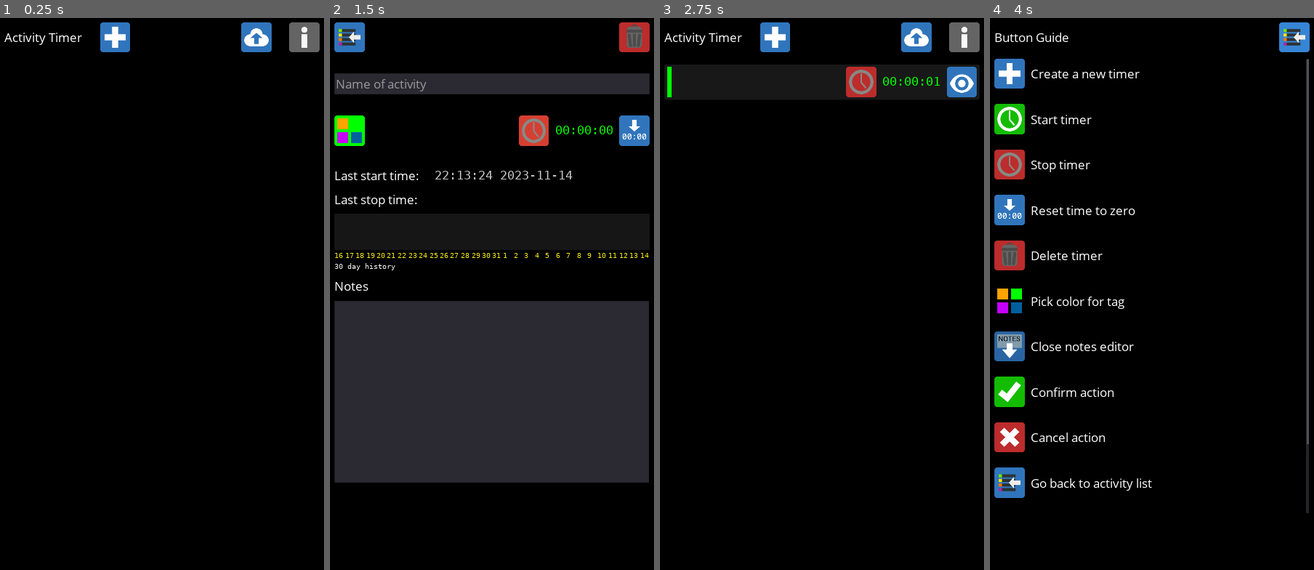
Above: before the commit, frames 1-4 (left to right).
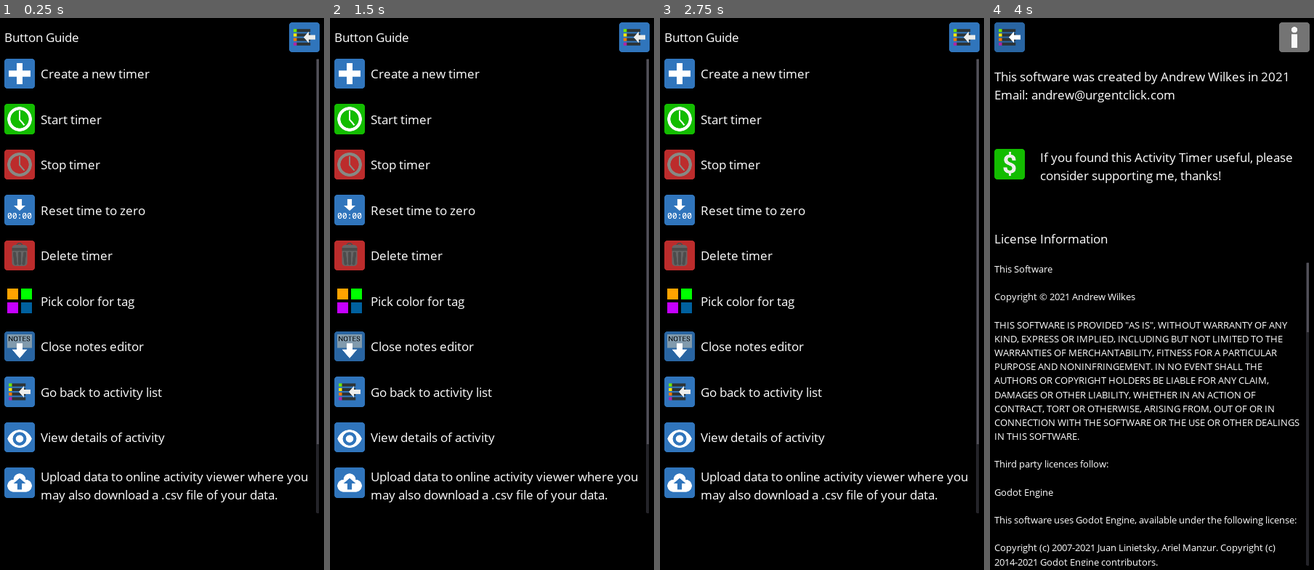
Above: after the commit, the same moments.

Repository: andrew-wilkes/godot-activity-timer
Game: Godot game, scene res://Main.tscn
The game is run twice, just before and just after one commit, with the same random seed, the same clock (stepped at 60 frames per second) and the same inputs.
Inputs (mouse positions are in pixels of both pictures, inside the frame that each line leads up to):
- Up to frame 1 (0.25 s): no input
- Up to frame 2 (1.5 s): click (446, 34) at 0.52 s; click (534, 128) at 1.27 s
- Up to frame 3 (2.75 s): click (679, 34) at 2.02 s
- Up to frame 4 (4 s): click (1294, 34) at 2.77 s; click (1294, 34) at 3.52 s

The runs differ from the first frame. In frame 1, 9.9% of the frame differs, in the area x 1-99%, y 0-90%; in frame 2, 43%; in frame 3, 11%; in frame 4, 15%.

Commit message:
Set min size of time label

Diff:
--- a/src/ActivityBar.tscn
+++ b/src/ActivityBar.tscn
@@ -54,7 +54,7 @@
 
 [node name="Title" type="Button" parent="H"]
 margin_left = 36.0
-margin_right = 476.0
+margin_right = 451.0
 margin_bottom = 100.0
 focus_mode = 0
 size_flags_horizontal = 3
@@ -65,8 +65,8 @@
 align = 0
 
 [node name="Start" type="TextureButton" parent="H"]
-margin_left = 496.0
-margin_right = 596.0
+margin_left = 471.0
+margin_right = 571.0
 margin_bottom = 100.0
 hint_tooltip = "Start / re-start  timer"
 texture_normal = ExtResource( 10 )
@@ -74,18 +74,20 @@
 texture_hover = ExtResource( 7 )
 
 [node name="Stop" type="TextureButton" parent="H"]
-margin_left = 616.0
-margin_right = 716.0
+margin_left = 591.0
+margin_right = 691.0
 margin_bottom = 100.0
 texture_normal = ExtResource( 11 )
 texture_pressed = ExtResource( 6 )
 texture_hover = ExtResource( 4 )
 
 [node name="TimeDisplay" parent="H" instance=ExtResource( 3 )]
-margin_left = 736.0
+margin_left = 711.0
 margin_top = 25.0
 margin_right = 936.0
 margin_bottom = 74.0
+rect_min_size = Vector2( 228, 0 )
+align = 2
 
 [node name="View" type="TextureButton" parent="H"]
 margin_left = 956.0
--- a/src/ActivityList.gd
+++ b/src/ActivityList.gd
@@ -13,7 +13,7 @@
 var row_height
 var top_margin = 0
 var window_safe_height
-var use_ssl = false
+var use_ssl = true
 
 func _ready():
 	build_list()
@@ -24,7 +24,6 @@
 	window_safe_height = ProjectSettings.get("display/window/size/height")
 	if OS.get_name() == "Android" or OS.get_name() == "iOS":
 		window_safe_height = OS.get_window_safe_area().size.y
-		use_ssl = true
 
 
 func clear_list():
--- a/src/Guide.tscn
+++ b/src/Guide.tscn
@@ -190,82 +190,46 @@
 margin_bottom = 79.0
 text = "Close notes editor"
 
-[node name="HBox9" type="HBoxContainer" parent="SC/Guide"]
+[node name="HBox11" type="HBoxContainer" parent="SC/Guide"]
 margin_top = 1050.0
 margin_right = 1080.0
 margin_bottom = 1150.0
 custom_constants/separation = 20
 
-[node name="Icon" type="TextureRect" parent="SC/Guide/HBox9"]
-margin_right = 100.0
-margin_bottom = 100.0
-texture = ExtResource( 11 )
-
-[node name="Label" type="Label" parent="SC/Guide/HBox9"]
-margin_left = 120.0
-margin_top = 21.0
-margin_right = 410.0
-margin_bottom = 79.0
-text = "Confirm action"
-
-[node name="HBox10" type="HBoxContainer" parent="SC/Guide"]
+[node name="Icon" type="TextureRect" parent="SC/Guide/HBox11"]
+margin_right = 100.0
+margin_bottom = 100.0
+texture = ExtResource( 8 )
+
+[node name="Label" type="Label" parent="SC/Guide/HBox11"]
+margin_left = 120.0
+margin_top = 21.0
+margin_right = 545.0
+margin_bottom = 79.0
+text = "Go back to activity list"
+
+[node name="HBox12" type="HBoxContainer" parent="SC/Guide"]
 margin_top = 1200.0
 margin_right = 1080.0
 margin_bottom = 1300.0
 custom_constants/separation = 20
 
-[node name="Icon" type="TextureRect" parent="SC/Guide/HBox10"]
-margin_right = 100.0
-margin_bottom = 100.0
-texture = ExtResource( 5 )
-
-[node name="Label" type="Label" parent="SC/Guide/HBox10"]
-margin_left = 120.0
-margin_top = 21.0
-margin_right = 382.0
-margin_bottom = 79.0
-text = "Cancel action"
-
-[node name="HBox11" type="HBoxContainer" parent="SC/Guide"]
+[node name="Icon" type="TextureRect" parent="SC/Guide/HBox12"]
+margin_right = 100.0
+margin_bottom = 100.0
+texture = ExtResource( 2 )
+
+[node name="Label" type="Label" parent="SC/Guide/HBox12"]
+margin_left = 120.0
+margin_top = 21.0
+margin_right = 551.0
+margin_bottom = 79.0
+text = "View details of activity"
+
+[node name="HBox2" type="HBoxContainer" parent="SC/Guide"]
 margin_top = 1350.0
 margin_right = 1080.0
-margin_bottom = 1450.0
-custom_constants/separation = 20
-
-[node name="Icon" type="TextureRect" parent="SC/Guide/HBox11"]
-margin_right = 100.0
-margin_bottom = 100.0
-texture = ExtResource( 8 )
-
-[node name="Label" type="Label" parent="SC/Guide/HBox11"]
-margin_left = 120.0
-margin_top = 21.0
-margin_right = 545.0
-margin_bottom = 79.0
-text = "Go back to activity list"
-
-[node name="HBox12" type="HBoxContainer" parent="SC/Guide"]
-margin_top = 1500.0
-margin_right = 1080.0
-margin_bottom = 1600.0
-custom_constants/separation = 20
-
-[node name="Icon" type="TextureRect" parent="SC/Guide/HBox12"]
-margin_right = 100.0
-margin_bottom = 100.0
-texture = ExtResource( 2 )
-
-[node name="Label" type="Label" parent="SC/Guide/HBox12"]
-margin_left = 120.0
-margin_top = 21.0
-margin_right = 551.0
-margin_bottom = 79.0
-text = "View details of activity"
-
-[node name="HBox2" type="HBoxContainer" parent="SC/Guide"]
-margin_top = 1650.0
-margin_right = 1080.0
-margin_bottom = 1769.0
+margin_bottom = 1469.0
 custom_constants/separation = 20
 
 [node name="Icon" type="TextureRect" parent="SC/Guide/HBox2"]
@@ -280,3 +244,39 @@
 size_flags_horizontal = 3
 text = "Upload data to online activity viewer where you may also download a .csv file of your data."
 autowrap = true
+
+[node name="HBox9" type="HBoxContainer" parent="SC/Guide"]
+margin_top = 1519.0
+margin_right = 1080.0
+margin_bottom = 1619.0
+custom_constants/separation = 20
+
+[node name="Icon" type="TextureRect" parent="SC/Guide/HBox9"]
+margin_right = 100.0
+margin_bottom = 100.0
+texture = ExtResource( 11 )
+
+[node name="Label" type="Label" parent="SC/Guide/HBox9"]
+margin_left = 120.0
+margin_top = 21.0
+margin_right = 410.0
+margin_bottom = 79.0
+text = "Confirm action"
+
+[node name="HBox10" type="HBoxContainer" parent="SC/Guide"]
+margin_top = 1669.0
+margin_right = 1080.0
+margin_bottom = 1769.0
+custom_constants/separation = 20
+
+[node name="Icon" type="TextureRect" parent="SC/Guide/HBox10"]
+margin_right = 100.0
+margin_bottom = 100.0
+texture = ExtResource( 5 )
+
+[node name="Label" type="Label" parent="SC/Guide/HBox10"]
+margin_left = 120.0
+margin_top = 21.0
+margin_right = 382.0
+margin_bottom = 79.0
+text = "Cancel action"
--- a/src/Main.gd
+++ b/src/Main.gd
@@ -8,7 +8,7 @@
 	set("custom_constants/margin_bottom", ws.end.y + 10.0)
 	$ActivityView.rect_size.y = ws.size.y
 	var _e = $Guide/HBox/Back.connect("pressed", self, "_on_guide_closed")
-	if not Data.new:
+	if Data.new:
 		$ActivityList.hide()
 		show_guide()
 
